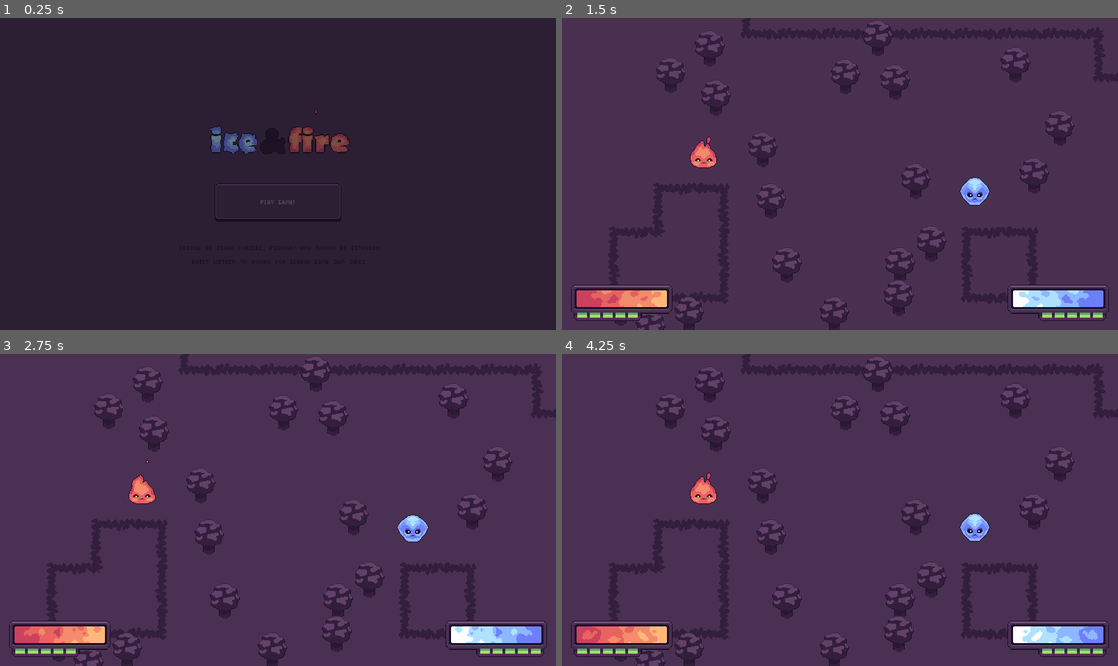
Above: before the commit, frames 1-4 (two rows, left to right).
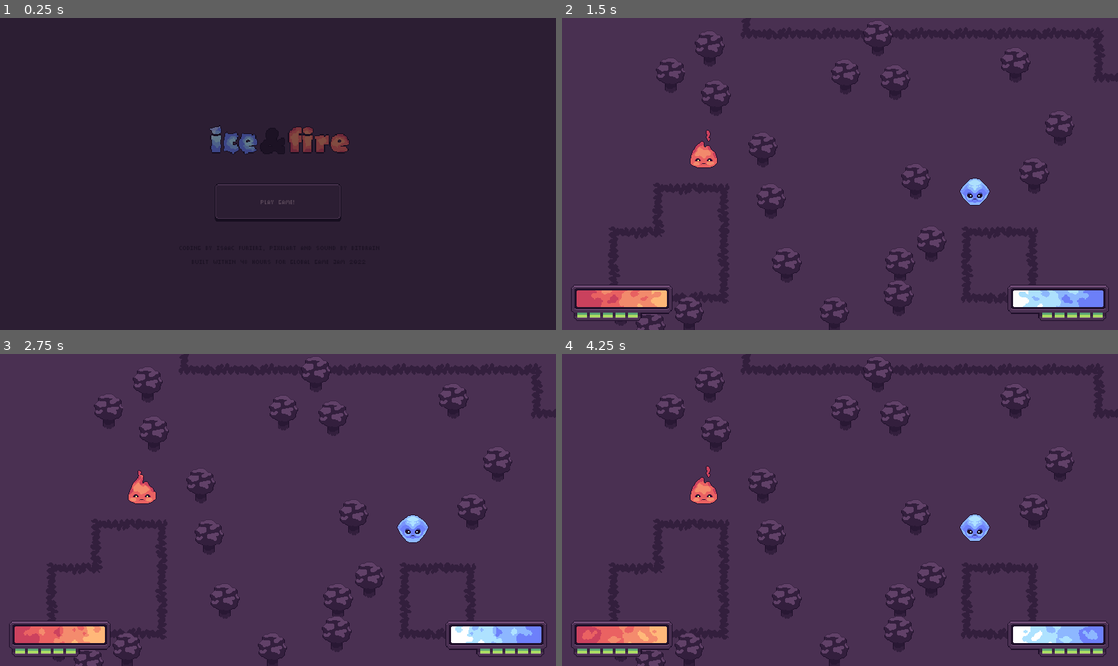
Above: after the commit, the same moments.

Repository: bitbrain/ggj-2022
Game: Godot game, scene res://MainMenu.tscn
Same seed, same stepped clock (60 frames per second), same inputs: the game is played once before the commit and once after it.
Inputs (mouse positions are in pixels of both pictures, inside the frame that each line leads up to):
- Up to frame 1 (0.25 s): no input
- Up to frame 2 (1.5 s): click "Play game!" at 0.5 s; move the mouse to (962, 158) at 1.27 s
- Up to frame 3 (2.75 s): move the mouse to (166, 525) at 2.02 s
- Up to frame 4 (4.25 s): move the mouse to (895, 441) at 2.77 s; move the mouse to (812, 572) at 3.52 s

The runs differ from the first frame. In frame 1, less than 0.1% of the frame differs, in the area x 37-57%, y 29-43%; in frame 2, 0.2%, in the area x 23-77%, y 35-59%; in frame 3, 0.1%; in frame 4, 0.2%.

Commit message:
add ambient sound

Diff:
--- a/godot/MainMenu.tscn
+++ b/godot/MainMenu.tscn
@@ -151,7 +151,7 @@
 [node name="AnimatedSprite" type="AnimatedSprite" parent="CenterContainer/VBoxContainer/MarginContainer2/CenterContainer/Logo"]
 position = Vector2( 106, 47 )
 frames = SubResource( 25 )
-frame = 19
+frame = 22
 playing = true
 
 [node name="CenterContainer2" type="CenterContainer" parent="CenterContainer/VBoxContainer"]
--- a/godot/character/Character.gd
+++ b/godot/character/Character.gd
@@ -28,6 +28,9 @@
 onready var dash_sound = $DashSound
 onready var hurt_sound = $HurtSound
 onready var animation_player = $AnimationPlayer
+onready var movement_sound =  $AmbientSound
+onready var FlameAmbient = preload("res://character/flame-ambience.ogg")
+onready var FrostAmbient = preload("res://character/frost-ambience.ogg")
 
 var velocity = Vector2.ZERO
 var input_vector = Vector2.ZERO
@@ -40,9 +43,11 @@
 	FireSprite.material = FireSprite.material.duplicate()
 	FrostSprite.material = FrostSprite.material.duplicate()
 	if PLAYER_TYPE == PlayerType.FIRE:
+		movement_sound.stream = FlameAmbient
 		FireSprite.visible = true
 		FrostSprite.visible = false
 	if PLAYER_TYPE == PlayerType.FROST:
+		movement_sound.stream = FrostAmbient
 		FireSprite.visible = false
 		FrostSprite.visible = true
 
@@ -63,6 +68,9 @@
 	else:
 		velocity = velocity.move_toward(input_vector * CHARGING_SPEED, CHARGING_ACCELERATION * delta)
 	velocity = move_and_slide(velocity)
+
+	var velocity_length = velocity.length()
+	movement_sound.pitch_scale = max(1.0, velocity_length / 100)
 
 func _on_ChargeTimer_timeout():
 	charging = false
--- a/godot/character/Character.tscn
+++ b/godot/character/Character.tscn
@@ -12,6 +12,7 @@
 [ext_resource path="res://character/hurt4.ogg" type="AudioStream" id=10]
 [ext_resource path="res://character/hurt6.ogg" type="AudioStream" id=11]
 [ext_resource path="res://character/hurt5.ogg" type="AudioStream" id=12]
+[ext_resource path="res://character/flame-ambience.ogg" type="AudioStream" id=13]
 
 [sub_resource type="CapsuleShape2D" id=1]
 radius = 4.0
@@ -185,13 +186,13 @@
 visible = false
 material = SubResource( 31 )
 frames = SubResource( 11 )
-frame = 5
+frame = 6
 playing = true
 
 [node name="FireSprite" type="AnimatedSprite" parent="."]
 material = SubResource( 30 )
 frames = SubResource( 21 )
-frame = 3
+frame = 4
 playing = true
 
 [node name="Timer" type="Timer" parent="."]
@@ -246,6 +247,14 @@
 stream = ExtResource( 11 )
 volume_db = -10.0
 
+[node name="AmbientSound" type="AudioStreamPlayer2D" parent="."]
+stream = ExtResource( 13 )
+volume_db = -4.0
+autoplay = true
+max_distance = 1000.0
+attenuation = 4.28709
+bus = "CharacterBackground"
+
 [connection signal="timeout" from="Timer" to="." method="_on_ChargeTimer_timeout"]
 [connection signal="timeout" from="EnergyTimer" to="." method="_on_EnergyTimer_timeout"]
 [connection signal="body_entered" from="Area2D" to="." method="_on_Area2D_body_entered"]
--- a/godot/default_bus_layout.tres
+++ b/godot/default_bus_layout.tres
@@ -11,6 +11,11 @@
 dry = 0.69
 wet = 0.29
 
+[sub_resource type="AudioEffectLowPassFilter" id=2]
+resource_name = "LowPassFilter"
+cutoff_hz = 686.0
+resonance = 0.32
+
 [resource]
 bus/1/name = "Environment"
 bus/1/solo = false
@@ -20,3 +25,11 @@
 bus/1/send = "Master"
 bus/1/effect/0/effect = SubResource( 1 )
 bus/1/effect/0/enabled = true
+bus/2/name = "CharacterBackground"
+bus/2/solo = false
+bus/2/mute = false
+bus/2/bypass_fx = false
+bus/2/volume_db = 0.0
+bus/2/send = "Master"
+bus/2/effect/0/effect = SubResource( 2 )
+bus/2/effect/0/enabled = true
Not shown: 1 places in godot/character/Character.tscn that only renumber resources
Not shown, added: godot/character/flame-ambience.ogg.import
Not shown, added: godot/character/frost-ambience.ogg.import
Not shown, added: godot/character/frost-ambience0.ogg.import
Not shown: 1 places in godot/default_bus_layout.tres that only renumber resources
Not shown, added: godot/character/flame-ambience.ogg
Not shown, added: godot/character/frost-ambience.ogg
